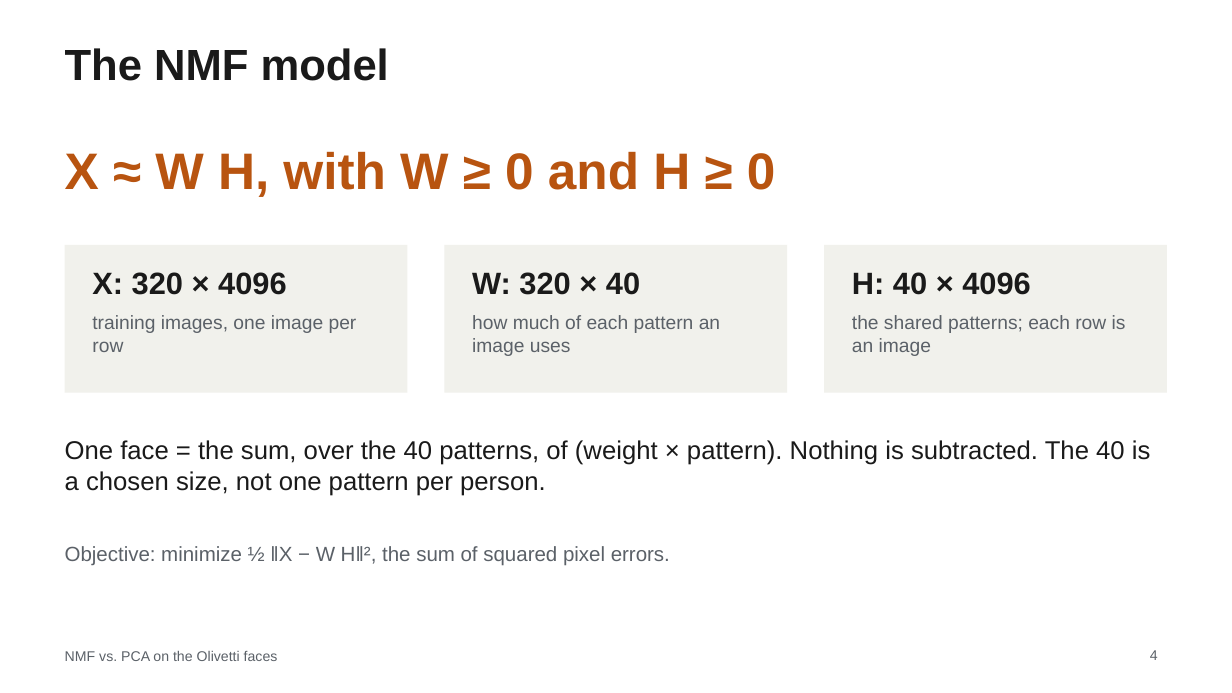
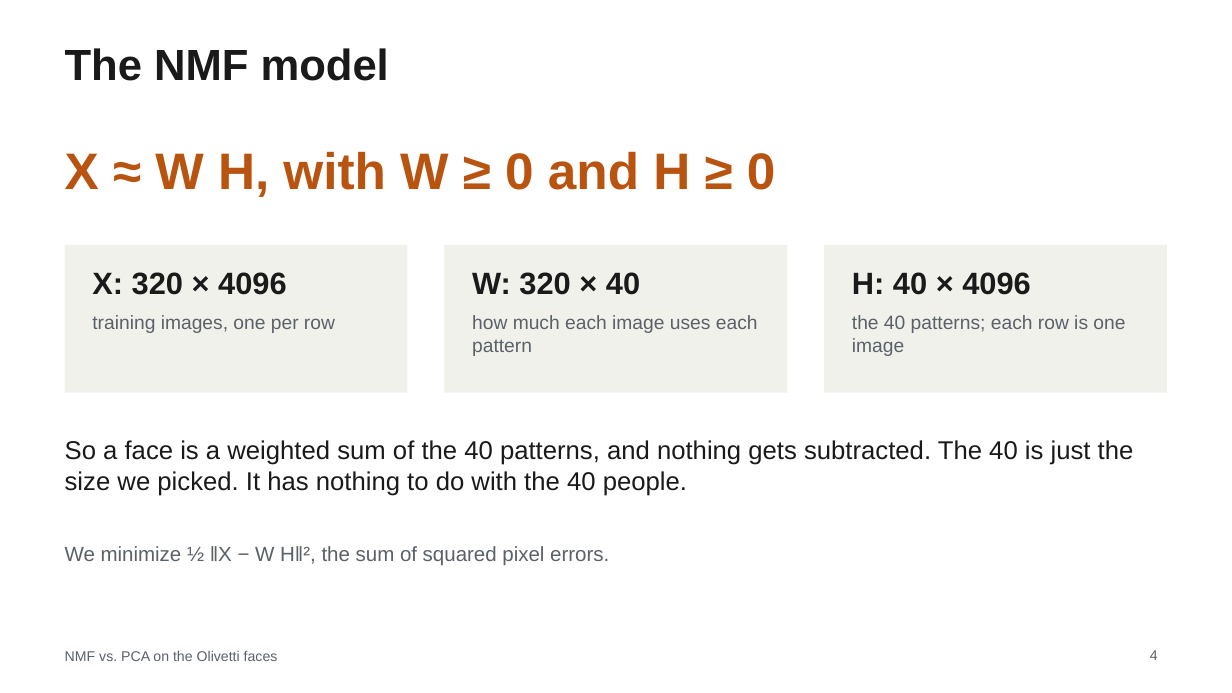
Before and after one commit to MachineWJQ6657/pca-vs-nmf, a slide deck: slide 4 of slides/STOR565_Slides.pptx. Drawn at 1232x693 pixels with LibreOffice and Linux fonts; fonts in the diff are those of the drawing. Boxes give left, top, right and bottom in pixels: in the first picture for what was removed or moved away, otherwise in the second. Text is boxed around its words. In the diff, an @@ line names an element or a change of style, - is before the commit and + after.

```diff
--- a/slides/STOR565_Slides.pptx
+++ b/slides/STOR565_Slides.pptx
@@ text at box(92, 315, 335, 333): text changed @@
-training images, one image per row
+training images, one per row
@@ text at box(472, 315, 758, 356): text changed @@
-how much of each pattern an image uses
+how much each image uses each pattern
@@ text at box(852, 315, 1125, 356): text changed @@
-the shared patterns; each row is an image
+the 40 patterns; each row is one image
@@ text at box(65, 440, 1134, 496): text changed @@
-One face = the sum, over the 40 patterns, of (weight × pattern). Nothing is subtracted. The 40 is a chosen size, not one pattern per person.
+So a face is a weighted sum of the 40 patterns, and nothing gets subtracted. The 40 is just the size we picked. It has nothing to do with the 40 people.
@@ text at box(65, 546, 609, 565): text changed @@
-Objective: minimize ½ ‖X − W H‖², the sum of squared pixel errors.
+We minimize ½ ‖X − W H‖², the sum of squared pixel errors.
```
Also in this commit, not shown: 13 other slides changed, 1 other file.
